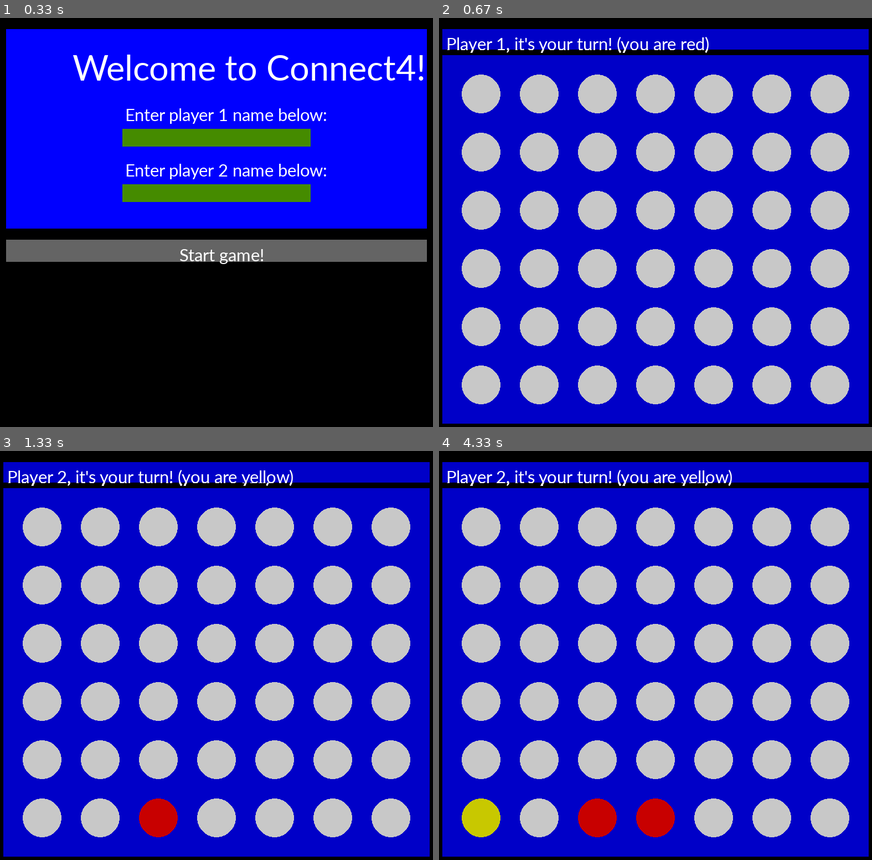
Above: before the commit, frames 1-4 (two rows, left to right).
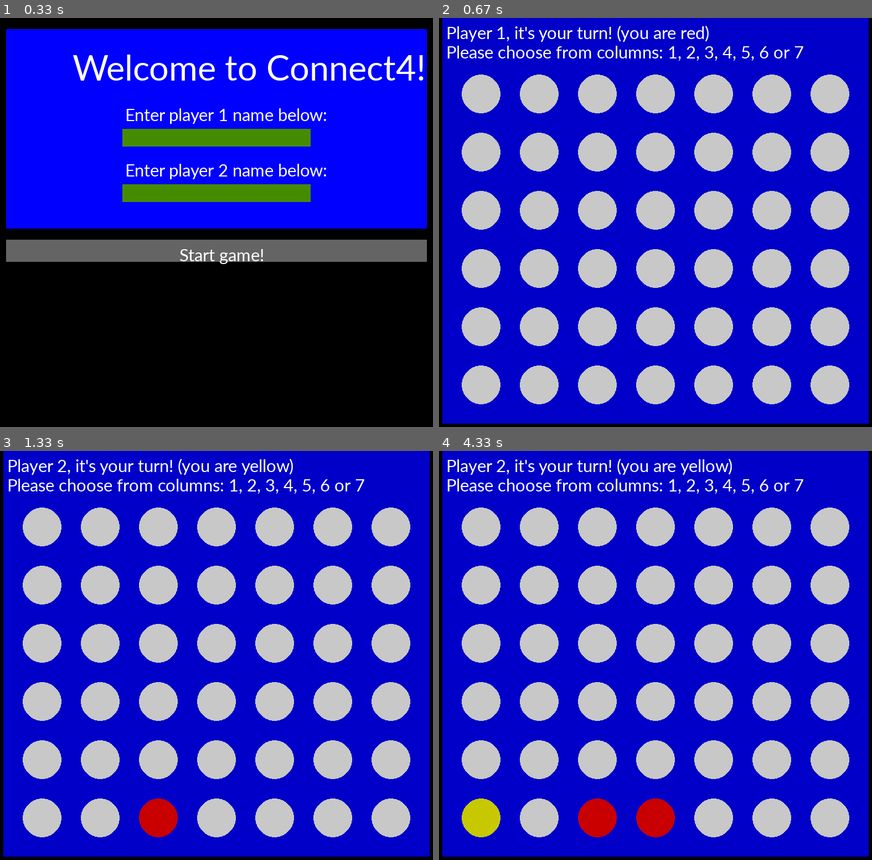
Above: after the commit, the same moments.

Repository: CoachLamb92/connect_four
Game: pygame game, started from src/main_menu.py
The game is run twice, just before and just after one commit, with the same random seed, the same clock (stepped at 60 frames per second) and the same inputs.
Inputs (mouse positions are in pixels of both pictures, inside the frame that each line leads up to):
- Up to frame 1 (0.33 s): no input
- Up to frame 2 (0.67 s): click (655, 238) at 0.38 s
- Up to frame 3 (1.33 s): tap Enter at 0.67 s; tap 3 at 1 s
- Up to frame 4 (4.33 s): tap 1 at 1.33 s; click (551, 585) at 1.72 s; click (655, 725) at 2.05 s; click (824, 839) at 2.38 s; click (586, 528) at 2.72 s; click (486, 573) at 3.05 s; click (512, 716) at 3.38 s; click (811, 757) at 3.72 s; tap 4 at 4 s

Frame 1 is identical in both runs. In frame 2, 5.3% of the frame differs, in the area x 0-100%, y 0-11%; in frame 3, 5.4%; in frame 4, 5.4%.

Commit message:
Update various files to allow tied games, and reminders of which columns are free.

Diff:
--- a/src/game_board.py
+++ b/src/game_board.py
@@ -13,7 +13,7 @@
 
     # Board-making maths
     units_per_width = (width-20)//22
-    units_per_height = (height-20)//19
+    units_per_height = (height-40)//19
     magic_pixel_size = min([units_per_width, units_per_height])
     board_height = magic_pixel_size * 19
     board_width = magic_pixel_size * 22
@@ -21,7 +21,7 @@
     top_left_y = (height-board_height)//2
     board = pygame.Rect(top_left_x, top_left_y, board_width, board_height)
 
-    game_text_rect = pygame.Rect(board.x, 20, board_width, top_left_y-30)
+    game_text_rect = pygame.Rect(board.x, 0, board_width, 70)
 
     # colours
     white = (255, 255, 255)
@@ -71,6 +71,7 @@
                         narrator_text = smallfont.render(p2_text, True, white)
                 else:
                     print("Please enter 1-7 to select the corresponding row")
+                    print(reminder_text)
             elif event.type == QUIT:
                 gameOn = False
 
@@ -88,6 +89,7 @@
                 pygame.draw.circle(screen, circle_colour,
                                    (x_coord, y_coord), magic_pixel_size)
 
+        # Check winner of the match
         result = new_game.check_winner()
         if result == 'X':
             narrator_text = smallfont.render(
@@ -96,6 +98,19 @@
             narrator_text = smallfont.render(
                 f'{p2_name} wins! Press Esc to exit', True, white)
 
+        # Check which columns are left:
+        result_2 = new_game.available_slots()
+        if result_2 == 'draw':
+            narrator_text = smallfont.render(
+                f'A draw!!', True, white)
+            reminder_text = smallfont.render(
+                'Play again to discover who is the best!', True, white)
+        else:
+            reminder_text = smallfont.render(
+                'Please choose from columns: ' + result_2, True, white)
+
+
         pygame.draw.rect(screen, muted_blue, game_text_rect)
         screen.blit(narrator_text, (game_text_rect.x+7, game_text_rect.y+7))
+        screen.blit(reminder_text, (game_text_rect.x+7, game_text_rect.y+42))
         pygame.display.update()
--- a/src/utils.py
+++ b/src/utils.py
@@ -102,3 +102,14 @@
                     except Exception:
                         continue
         return False
+
+    def available_slots(self):
+        slots = [str(i+1) for i in range(len(
+            self._current_board[0])) if self._current_board[0][i] == '_']
+        if len(slots) > 1:
+            output = ', '.join(slots[:-1]) + " or " + slots[-1]
+        elif len(slots) == 1:
+            output = slots[0]
+        else:
+            output = "draw"
+        return output
--- a/test/test_utils.py
+++ b/test/test_utils.py
@@ -1,9 +1,9 @@
-from src.connect_four.utils import ConnectFourGame
+from src.utils import ConnectFourGame
 import pytest
 import io
 import sys
 
-# @pytest.mark.skip
+@pytest.mark.skip
 class TestInitMethod:
     def test_method_exists(self):
         # Arrange
@@ -38,7 +38,7 @@
         # Assert
         assert expected == result
 
-# @pytest.mark.skip
+@pytest.mark.skip
 class TestPlayMethod:
     def test_method_exists(self):
         # Arrange
@@ -183,7 +183,7 @@
         # Assert
         assert expected == result
 
-# @pytest.mark.skip
+@pytest.mark.skip
 class TestUpdateBoardMethod:
     def test_method_exists(self):
         # Arrange
@@ -270,7 +270,7 @@
         # Assert
         assert expected == result
 
-# @pytest.mark.skip
+@pytest.mark.skip
 class TestIncrementTurnCounterMethod:
     def test_method_exists(self):
         # Arrange
@@ -292,7 +292,7 @@
         assert expected_first == result_first
         assert expected_second == result_second
 
-# @pytest.mark.skip
+@pytest.mark.skip
 class TestGetTurnCountMethod:
     def test_method_exists(self):
         # Arrange
@@ -314,7 +314,7 @@
         assert expected_first == result_first
         assert expected_second == result_second
 
-# @pytest.mark.skip
+@pytest.mark.skip
 class TestGetBoardMethod:
     def test_method_exists(self):
         # Arrange
@@ -340,7 +340,7 @@
         # Assert
         assert expected == result
 
-# @pytest.mark.skip
+@pytest.mark.skip
 class TestGetPlayerMethod:
     def test_method_exists(self):
         # Arrange
@@ -379,6 +379,7 @@
         assert expected_second == result_second
         assert expected_fourth == result_fourth
 
+@pytest.mark.skip
 class TestCheckWinnerMethod:
     def test_method_exists(self):
         # Arrange
@@ -521,3 +522,146 @@
         result = dummy_grid.check_winner()
         # Assert
         assert expected == result
+
+# @pytest.mark.skip
+class TestAvailableSlots:
+    def test_method_exists(self):
+        # Arrange
+        expected = "available_slots"
+        # Act
+        result = dir(ConnectFourGame)
+        # Assert
+        assert expected in result
+
+    def test_method_returns_correctly_on_empty_grid(self):
+        # Arrange
+        expected = "1, 2, 3, 4, 5, 6 or 7"
+        # Act
+        dummy_grid = ConnectFourGame()
+        dummy_grid._current_board = [
+            ["_", "_", "_", "_", "_", "_", "_"],
+            ["_", "_", "_", "_", "_", "_", "_"],
+            ["_", "_", "_", "_", "_", "_", "_"],
+            ["_", "_", "_", "_", "_", "_", "_"],
+            ["_", "_", "_", "_", "_", "_", "_"],
+            ["_", "_", "_", "_", "_", "_", "_"]
+        ]
+        result = dummy_grid.available_slots()
+        # Assert
+        assert expected == result
+
+    def test_method_returns_correctly_on_full_grid(self):
+        # Arrange
+        expected = "draw"
+        # Act
+        dummy_grid = ConnectFourGame()
+        dummy_grid._current_board = [
+            ["X", "O", "X", "O", "X", "O", "O"],
+            ["X", "O", "X", "O", "X", "O", "X"],
+            ["X", "O", "X", "O", "X", "O", "O"],
+            ["O", "X", "O", "X", "O", "X", "X"],
+            ["O", "X", "O", "X", "O", "X", "O"],
+            ["O", "X", "O", "X", "O", "X", "X"]
+        ]
+        result = dummy_grid.available_slots()
+        # Assert
+        assert expected == result
+
+    def test_method_returns_correctly_on_with_one_move_left(self):
+        # Arrange
+        expected = "1"
+        # Act
+        dummy_grid = ConnectFourGame()
+        dummy_grid._current_board = [
+            ["_", "O", "X", "O", "X", "O", "O"],
+            ["X", "O", "X", "O", "X", "O", "X"],
+            ["X", "O", "X", "O", "X", "O", "O"],
+            ["O", "X", "O", "X", "O", "X", "X"],
+            ["O", "X", "O", "X", "O", "X", "O"],
+            ["O", "X", "O", "X", "O", "X", "X"]
+        ]
+        result = dummy_grid.available_slots()
+        # Assert
+        assert expected == result
+
+        # Arrange
+        expected = "4"
+        # Act
+        dummy_grid = ConnectFourGame()
+        dummy_grid._current_board = [
+            ["X", "O", "X", "_", "X", "O", "O"],
+            ["X", "O", "X", "O", "X", "O", "X"],
+            ["X", "O", "X", "O", "X", "O", "O"],
+            ["O", "X", "O", "X", "O", "X", "X"],
+            ["O", "X", "O", "X", "O", "X", "O"],
+            ["O", "X", "O", "X", "O", "X", "X"]
+        ]
+        result = dummy_grid.available_slots()
+        # Assert
+        assert expected == result
+
+    def test_method_returns_correctly_on_with_two_moves_left(self):
+        # Arrange
+        expected = "2 or 3"
+        # Act
+        dummy_grid = ConnectFourGame()
+        dummy_grid._current_board = [
+            ["X", "_", "_", "O", "X", "O", "O"],
+            ["X", "O", "X", "O", "X", "O", "X"],
+            ["X", "O", "X", "O", "X", "O", "O"],
+            ["O", "X", "O", "X", "O", "X", "X"],
+            ["O", "X", "O", "X", "O", "X", "O"],
+            ["O", "X", "O", "X", "O", "X", "X"]
+        ]
+        result = dummy_grid.available_slots()
+        # Assert
+        assert expected == result
+
+        # Arrange
+        expected = "5 or 7"
+        # Act
+        dummy_grid = ConnectFourGame()
+        dummy_grid._current_board = [
+            ["X", "O", "X", "O", "_", "O", "_"],
+            ["X", "O", "X", "O", "X", "O", "X"],
+            ["X", "O", "X", "O", "X", "O", "O"],
+            ["O", "X", "O", "X", "O", "X", "X"],
+            ["O", "X", "O", "X", "O", "X", "O"],
+            ["O", "X", "O", "X", "O", "X", "X"]
+        ]
+        result = dummy_grid.available_slots()
+        # Assert
+        assert expected == result
+
+    def test_method_returns_correctly_on_with_some_moves_left(self):
+        # Arrange
+        expected = "1, 2 or 3"
+        # Act
+        dummy_grid = ConnectFourGame()
+        dummy_grid._current_board = [
+            ["_", "_", "_", "O", "X", "O", "O"],
+            ["X", "O", "X", "O", "X", "O", "X"],
+            ["X", "O", "X", "O", "X", "O", "O"],
+            ["O", "X", "O", "X", "O", "X", "X"],
+            ["O", "X", "O", "X", "O", "X", "O"],
+            ["O", "X", "O", "X", "O", "X", "X"]
+        ]
+        result = dummy_grid.available_slots()
+        # Assert
+        assert expected == result
+
+        # Arrange
+        expected = "1, 3, 5 or 7"
+        # Act
+        dummy_grid = ConnectFourGame()
+        dummy_grid._current_board = [
+            ["_", "O", "_", "O", "_", "O", "_"],
+            ["X", "O", "X", "O", "X", "O", "X"],
+            ["X", "O", "X", "O", "X", "O", "O"],
+            ["O", "X", "O", "X", "O", "X", "X"],
+            ["O", "X", "O", "X", "O", "X", "O"],
+            ["O", "X", "O", "X", "O", "X", "X"]
+        ]
+        result = dummy_grid.available_slots()
+        # Assert
+        assert expected == result
Not shown, changed: README.md
Not shown, changed: .gitignore
